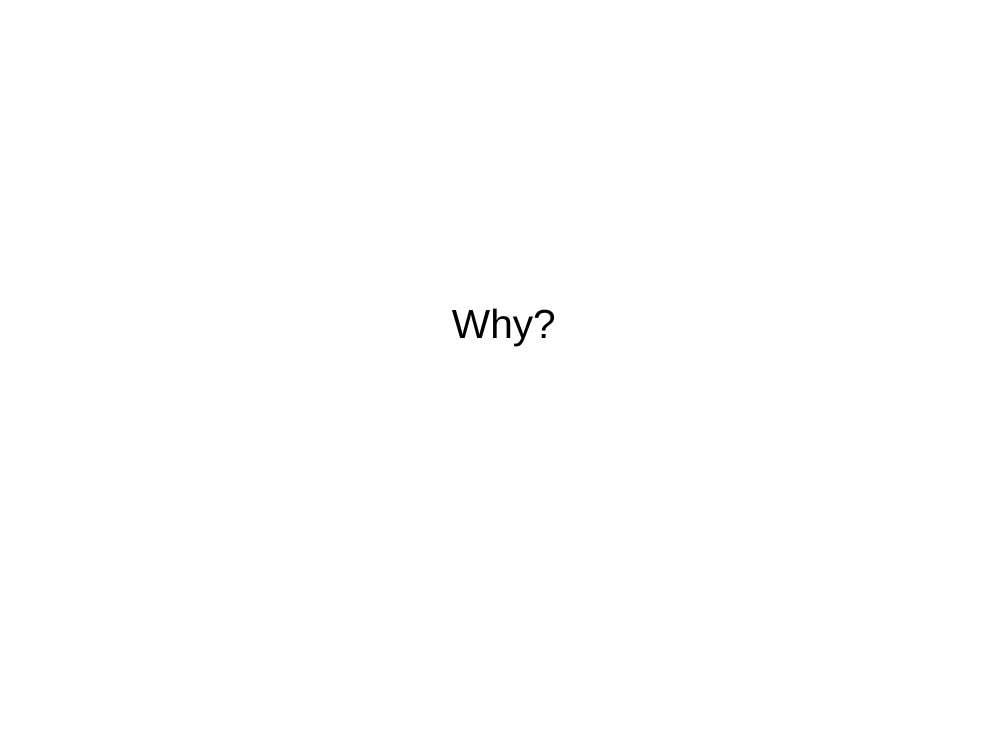
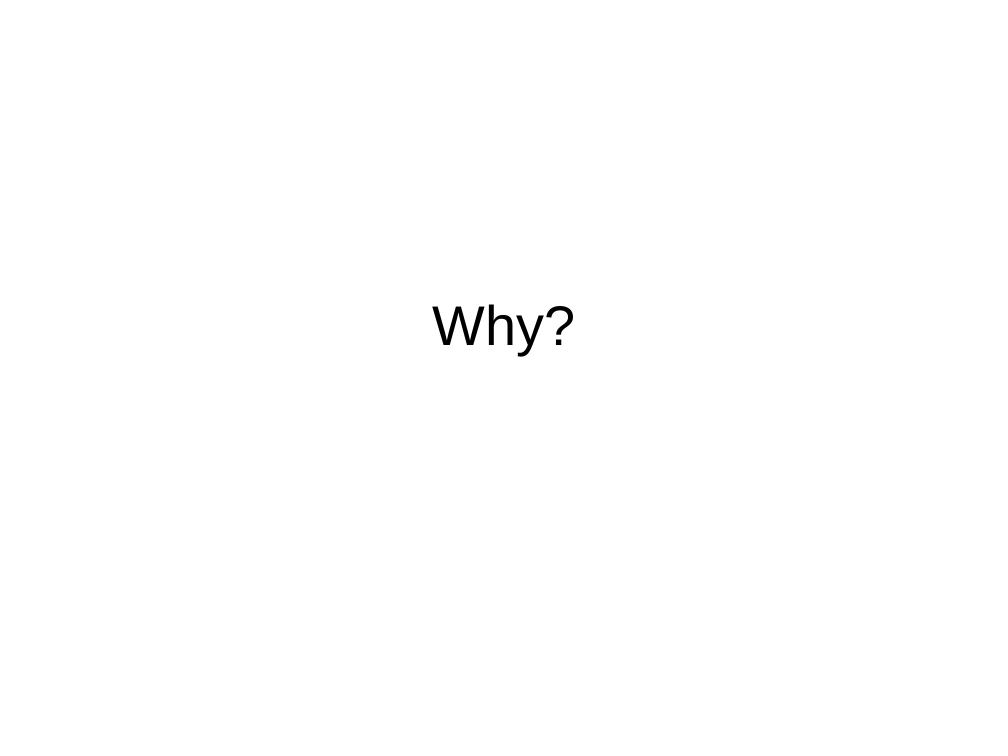
Before and after one commit to amueller/talks_odt, a slide deck: slide 2 of 2017/automating_machine_learning_with_the_best.odp. Drawn at 1008x756 pixels with LibreOffice and Linux fonts; fonts in the diff are those of the drawing. Boxes give left, top, right and bottom in pixels: in the first picture for what was removed or moved away, otherwise in the second. Text is boxed around its words. In the diff, an @@ line names an element or a change of style, - is before the commit and + after.

```diff
--- a/2017/automating_machine_learning_with_the_best.odp
+++ b/2017/automating_machine_learning_with_the_best.odp
@@ subtitle "Why?" at (432,304,575,355): size 32 to 44 pt @@
```
Also in this commit, not shown: 15 other slides changed, 4 slides added, 4 slides removed, 2 other files.
